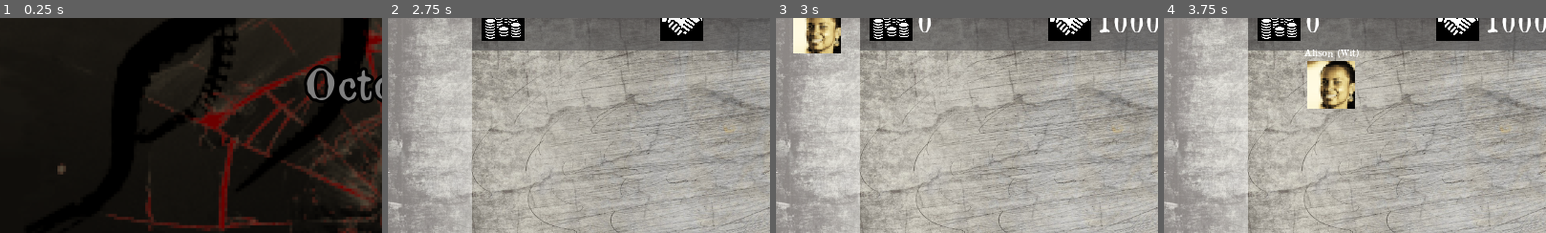
Above: before the commit, frames 1-4 (left to right).
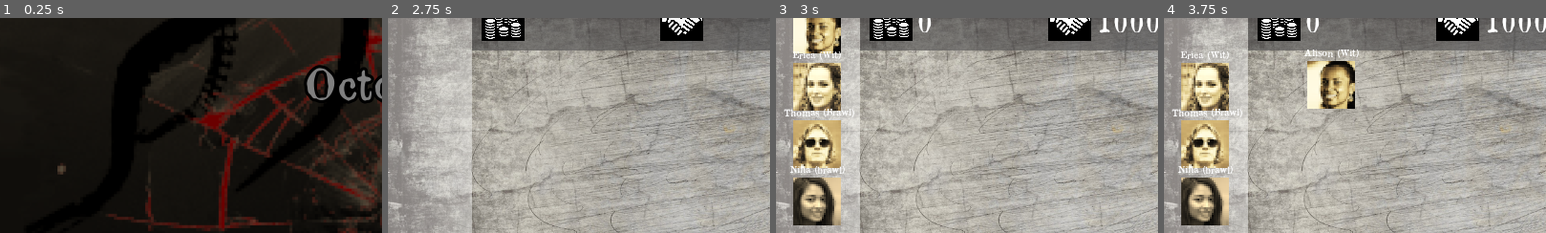
Above: after the commit, the same moments.

Repository: angeldustjdr/octopus_bounding
Game: Godot game, scene res://Titre.tscn
Same seed, same stepped clock (60 frames per second), same inputs: the game is played once before the commit and once after it.
Inputs (mouse positions are % of the whole screen's width and height, from its top left):
- Up to frame 1 (0.25 s): no input
- Up to frame 2 (2.75 s): tap Enter at 0.5, 1.25, 2 s; move the mouse to (72, 45) at 0.52 s; click (72, 45) at 0.67 s; drag from (30, 55) to (45, 70) at 1.27 s; move the mouse to (60, 28) at 2.02 s; click (60, 28) at 2.17 s
- Up to frame 3 (3 s): drag from (45, 70) to (20, 35) at 2.77 s
- Up to frame 4 (3.75 s): tap Space at 3.5 s; drag from (6, 9) to (55, 50) at 3.52 s
The pictures show only the part of the screen within x 0-50%, y 7-57%; the shares and areas given below are measured in that part.

Frames 1-2 are identical in both runs. In frame 3, 8.9% of the frame differs, in the area x 2-21%, y 15-97%; in frame 4, 8.9%.

Commit message:
IT'S ALIVE

Diff:
--- a/Main.gd
+++ b/Main.gd
@@ -19,6 +19,7 @@
 #NPC
 var npc_slot_occupied = [false, false, false, false, false, false, false]
 var npcs = []
+var npcs_name = []
 var current_npc = null
 
 var clicked = false
@@ -31,6 +32,9 @@
 	yield(_anim_player, "animation_finished")
 	update_GUI()
 	load_NPC("alison")
+	load_NPC("erica")
+	load_NPC("thomas")
+	load_NPC("nina")
 	$MissionTimer.start()
 
 func update_GUI():
@@ -59,8 +63,8 @@
 
 func _on_MissionTimer_timeout():
 	if(len(missions) < 4):
-		#var rand_level = randi() % 3
-		var rand_level = 0
+		var rand_level = randi() % 3
+		#var rand_level = 0
 		instance_new_mission(rand_level)
 
 func _on_MissionIgnore_timeout(mission):
@@ -79,6 +83,7 @@
 	mission.delete_on_missionTimeOut()
 
 func load_NPC(name):
+	npcs_name.append(name)
 	var file_path = "res://PNJ/"+name+".tscn"
 	var Current_character = load(file_path)
 	var npc = Current_character.instance()
--- a/Mission.gd
+++ b/Mission.gd
@@ -99,12 +99,31 @@
 func _on_collision_NPC1_input_event(_viewport, event, _shape_idx):
 	if event is InputEventMouseButton:
 			if event.button_index == BUTTON_LEFT and event.pressed:
-				match len(npcList):
-					1:
-						unaffect_npc(0)
+				unaffect_npc(0)
+
+func _on_collision_NPC2_input_event(_viewport, event, _shape_idx):
+	if event is InputEventMouseButton:
+			if event.button_index == BUTTON_LEFT and event.pressed:
+				unaffect_npc(1)
+
+func _on_collision_NPC3_input_event(_viewport, event, _shape_idx):
+	if event is InputEventMouseButton:
+			if event.button_index == BUTTON_LEFT and event.pressed:
+				unaffect_npc(2)
 
 func unaffect_npc(num):
-	var npc = npcList[num]
-	npc.pickable = true
-	get_node("NPCRect/NPC"+str(num+1)).texture = load("res://Assets/icons/person.png")
-	npcList.remove(num)
+	var l = len(npcList)
+	if (num < l):
+		var npc = npcList[num]
+		npc.pickable = true
+		npcList.remove(num)
+		update_npcs()
+		$TimerMission.stop()
+		$TimerIgnore.start()
+		missionAccepted = false
+
+func update_npcs():
+	for i in range(0,len(npcList)):
+		get_node("NPCRect/NPC"+str(i+1)).texture = npcList[i].get_node("Sprite").texture
+	for i in range(len(npcList),nb_npc):
+		get_node("NPCRect/NPC"+str(i+1)).texture = load("res://Assets/icons/person.png")
--- a/Mission.tscn
+++ b/Mission.tscn
@@ -402,3 +402,5 @@
 [connection signal="area_entered" from="detection_npc" to="." method="_on_detection_npc_area_entered"]
 [connection signal="area_exited" from="detection_npc" to="." method="_on_detection_npc_area_exited"]
 [connection signal="input_event" from="NPCRect/NPC1/collision_NPC1" to="." method="_on_collision_NPC1_input_event"]
+[connection signal="input_event" from="NPCRect/NPC2/collision_NPC2" to="." method="_on_collision_NPC2_input_event"]
+[connection signal="input_event" from="NPCRect/NPC3/collision_NPC3" to="." method="_on_collision_NPC3_input_event"]
